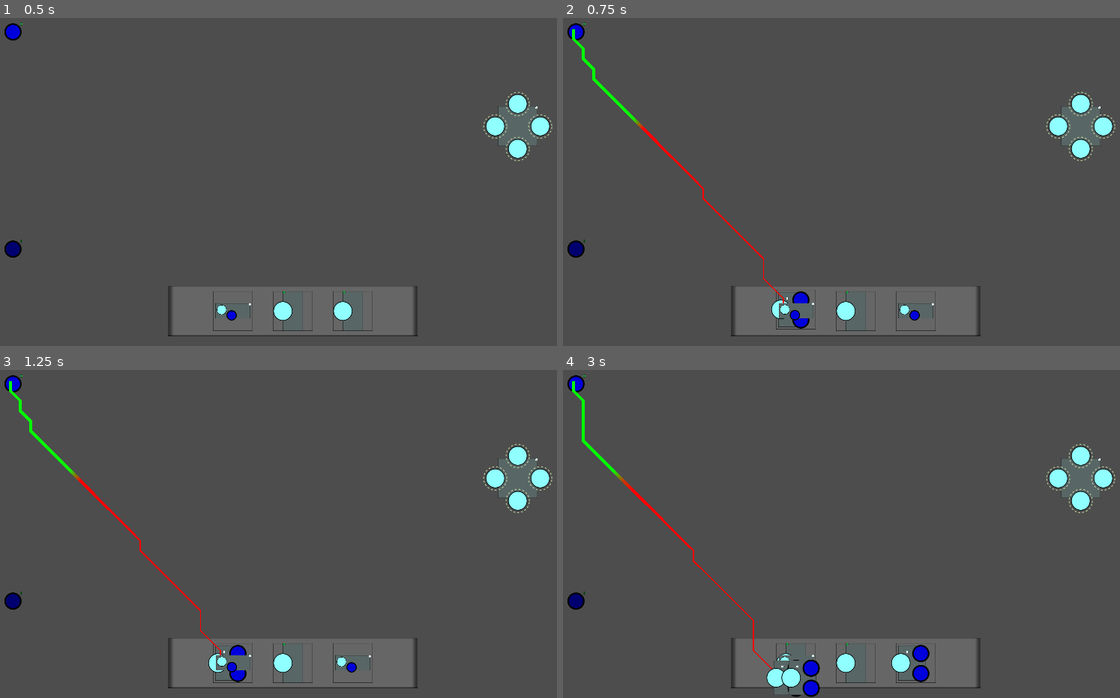
Above: before the commit, frames 1-4 (two rows, left to right).
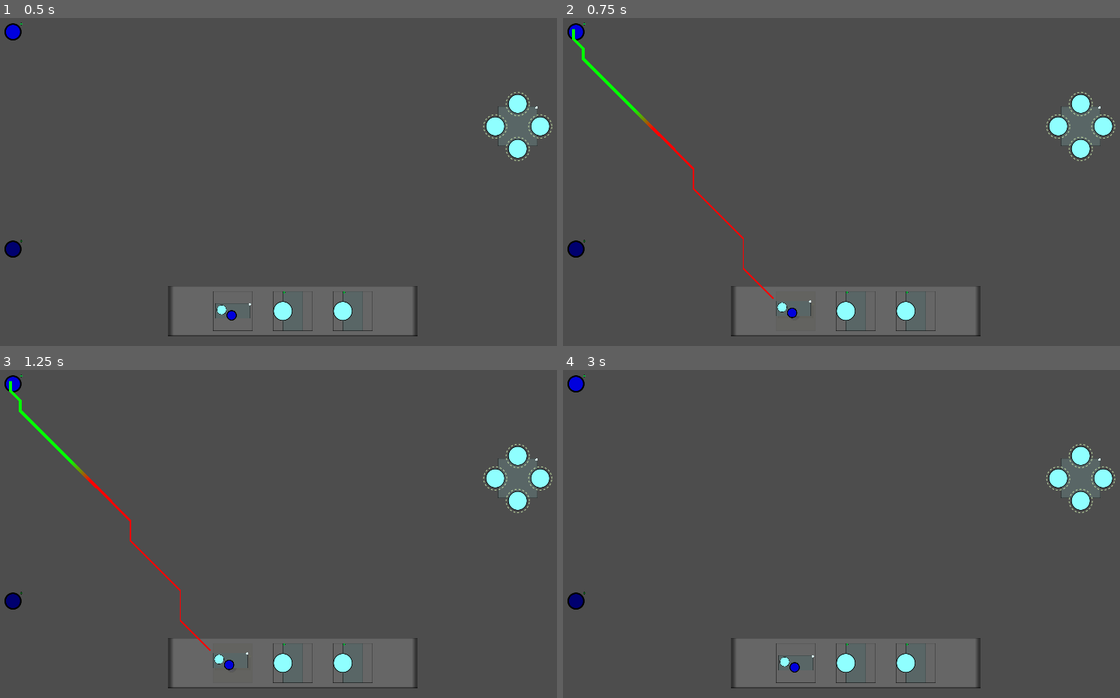
Above: after the commit, the same moments.

Repository: BinRoot/ludum-dare-55
Game: Godot game, scene res://Scenes/demo_level.tscn
The game is run twice, just before and just after one commit, with the same random seed, the same clock (stepped at 60 frames per second) and the same inputs.
Inputs (mouse positions are in pixels of both pictures, inside the frame that each line leads up to):
- Up to frame 1 (0.5 s): no input
- Up to frame 2 (0.75 s): tap Enter at 0.5 s; move the mouse to (796, 309) at 0.52 s; click (796, 309) at 0.67 s
- Up to frame 3 (1.25 s): no input
- Up to frame 4 (3 s): tap Space at 1.25, 2.75 s; click (796, 661) at 1.42 s; tap Enter at 2 s; move the mouse to (780, 661) at 2.02 s; click (780, 661) at 2.17 s; move the mouse to (796, 661) at 2.77 s; click (796, 661) at 2.92 s

Frame 1 is identical in both runs. In frame 2, 1.2% of the frame differs, in the area x 5-67%, y 15-96%; in frame 3, 1.2%; in frame 4, 1.6%, in the area x 1-66%, y 3-100%.

Commit message:
game mechanic improvements

Diff:
--- a/src/Scenes/Box/box_1x_1o.gd
+++ b/src/Scenes/Box/box_1x_1o.gd
@@ -3,6 +3,7 @@
 
 @export var is_in_play = false
 @export var owned_by: Globals.PlayerID = Globals.PlayerID.NEUTRAL
+@export var is_relic = false
 @onready var box_light = $BoxLight
 @onready var inputs = [$PowerCore]
 @onready var outputs = [$Socket]
--- a/src/Scenes/Box/box_2o.gd
+++ b/src/Scenes/Box/box_2o.gd
@@ -3,6 +3,7 @@
 
 @export var is_in_play = false
 @export var owned_by: Globals.PlayerID = Globals.PlayerID.NEUTRAL
+@export var is_relic = false
 @onready var box_light = $BoxLight
 @onready var inputs = [$PowerCore]
 @onready var outputs = [$Socket, $Socket2]
--- a/src/Scenes/Box/box_2x.gd
+++ b/src/Scenes/Box/box_2x.gd
@@ -3,6 +3,7 @@
 
 @export var is_in_play = false
 @export var owned_by: Globals.PlayerID = Globals.PlayerID.NEUTRAL
+@export var is_relic = false
 @onready var inputs = [$PowerCore]
 @onready var outputs = []
 
--- a/src/Scenes/Box/box_root.gd
+++ b/src/Scenes/Box/box_root.gd
@@ -2,6 +2,7 @@
 
 @export var is_in_play = false
 @export var owned_by: Globals.PlayerID = Globals.PlayerID.NEUTRAL
+@export var is_relic = true
 @onready var box_light = $BoxLight
 @onready var inputs = []
 @onready var outputs = [$Socket]
--- a/src/Scenes/Box/box_summon_1.gd
+++ b/src/Scenes/Box/box_summon_1.gd
@@ -3,6 +3,7 @@
 
 @export var is_in_play = false
 @export var owned_by: Globals.PlayerID = Globals.PlayerID.NEUTRAL
+@export var is_relic = true
 @onready var box_light = $BoxLight
 @onready var inputs = [$PowerCore, $PowerCore2, $PowerCore3, $PowerCore4]
 @onready var outputs = []
--- a/src/Scenes/box_engine.gd
+++ b/src/Scenes/box_engine.gd
@@ -1,8 +1,7 @@
 extends Node2D
 
+@onready var delete_button: Button = $DeleteButton
 
-
-# parent must be a box
 
 func _physics_process(_delta):
 	# all inputs must be consumed by a powered box for this box to be powered
@@ -43,3 +42,10 @@
 		get_parent().modulate = Color.LIGHT_CORAL
 	else:
 		get_parent().modulate = Color.LIGHT_CYAN
+
+	delete_button.visible = get_parent().is_in_play and get_parent().owned_by == Globals.PlayerID.P1 and get_parent().inputs.size() > 0 and not get_parent().is_relic
+
+
+
+func _on_delete_button_pressed():
+	get_parent().queue_free()
--- a/src/Scenes/box_engine.tscn
+++ b/src/Scenes/box_engine.tscn
@@ -4,3 +4,11 @@
 
 [node name="BoxEngine" type="Node2D"]
 script = ExtResource("1_2jld0")
+
+[node name="DeleteButton" type="Button" parent="."]
+offset_top = -64.0
+offset_right = 64.0
+text = "X"
+flat = true
+
+[connection signal="pressed" from="DeleteButton" to="." method="_on_delete_button_pressed"]
--- a/src/Scenes/card.gd
+++ b/src/Scenes/card.gd
@@ -1,9 +1,10 @@
 extends Node2D
 signal card_hovered
 signal card_selected
-
+signal card_unselected
 
 @export var card_type: Globals.CardTypes
+var is_selected = false
 
 func _ready():
 	var card_res: Resource = get_card_res()
@@ -14,9 +15,22 @@
 	return Globals.card_types[card_type]['resource_path']
 
 func _on_area_2d_mouse_entered():
-	emit_signal("card_hovered", self)
+	if not is_selected:
+		emit_signal("card_hovered", self)
+
+func _physics_process(delta):
+	if is_selected:
+		modulate = Color.DARK_KHAKI
+		modulate.a = 0.1
+	else:
+		modulate = Color.WHITE
+		modulate.a = 1
 
 
 func _on_area_2d_input_event(viewport, event, shape_idx):
-	if event is InputEventMouseButton and event.is_pressed():
+	if event is InputEventMouseButton and event.is_pressed() and not is_selected:
 		emit_signal("card_selected", self)
+		is_selected = true
+	elif event is InputEventMouseButton and event.is_pressed() and is_selected:
+		emit_signal("card_unselected")
+		is_selected = false
--- a/src/Scenes/deck.gd
+++ b/src/Scenes/deck.gd
@@ -1,5 +1,6 @@
 extends Node2D
 signal box_selected
+signal box_unselected
 
 @onready var card_res = preload("res://Scenes/card.tscn")
 @onready var ref_rect = $ReferenceRect
@@ -16,13 +17,19 @@
 	for card in card_holder.get_children():
 		card.queue_free()
 	current_cards.clear()
+	var is_all_card3 = true
 	for i in range(0, max_num_cards):
 		var card: Node = card_res.instantiate()
 		current_cards.append(card)
 		card.card_type = randi_range(0, Globals.CardTypes.values().size() - 1)
+		if card.card_type != Globals.CardTypes.card3:
+			is_all_card3 = false
+		if is_all_card3 and i == max_num_cards - 1:
+			card.card_type = 0
 		card_holder.add_child(card)
 		card.connect("card_hovered", _on_card_hovered)
 		card.connect("card_selected", _on_card_selected)
+		card.connect("card_unselected", _on_card_unselected)
 	reposition_cards()
 
 func reposition_cards():
@@ -44,4 +51,6 @@
 
 func _on_card_selected(card):
 	emit_signal("box_selected", card.get_card_res())
-	draw_cards()
+
+func _on_card_unselected():
+	emit_signal("box_unselected")
--- a/src/Scenes/demo_level.gd
+++ b/src/Scenes/demo_level.gd
@@ -3,6 +3,9 @@
 @onready var camera: Camera2D = $Camera2D
 @onready var game_over_ui: Control = $GameOverUI
 @onready var game_over_label: Label = $GameOverUI/Label
+@onready var hint_ui: Control = $HintUI
+@onready var hint_label: Label = $HintUI/Label
+@onready var hint_timer: Timer = $HintTimer
 
 # Called when the node enters the scene tree for the first time.
 func _ready():
@@ -15,8 +18,9 @@
 
 
 func _on_kernel_out_of_sockets():
-	game_over_ui.show()
-	game_over_label.text = "Game Over - No Open Slots Left!"
+	hint_timer.start()
+	hint_ui.show()
+	hint_label.text = "Hint: delete a unit to make room for an open slot."
 
 func _on_kernel_com_summons():
 	game_over_ui.show()
@@ -29,3 +33,9 @@
 
 func _on_button_pressed():
 	get_tree().reload_current_scene()
+
+
+
+
+func _on_hint_timer_timeout():
+	hint_ui.hide()
--- a/src/Scenes/demo_level.tscn
+++ b/src/Scenes/demo_level.tscn
@@ -53,7 +53,32 @@
 theme_override_font_sizes/font_size = 50
 text = "Try Again"
 
+[node name="HintUI" type="Control" parent="."]
+visible = false
+layout_mode = 3
+anchors_preset = 0
+offset_right = 1920.0
+offset_bottom = 1080.0
+mouse_filter = 2
+
+[node name="Label" type="Label" parent="HintUI"]
+layout_mode = 1
+anchors_preset = 15
+anchor_right = 1.0
+anchor_bottom = 1.0
+grow_horizontal = 2
+grow_vertical = 2
+theme_override_font_sizes/font_size = 50
+text = "test"
+horizontal_alignment = 1
+vertical_alignment = 1
+
+[node name="HintTimer" type="Timer" parent="."]
+wait_time = 3.0
+one_shot = true
+
 [connection signal="com_summons" from="Kernel" to="." method="_on_kernel_com_summons"]
 [connection signal="out_of_sockets" from="Kernel" to="." method="_on_kernel_out_of_sockets"]
 [connection signal="player_summons" from="Kernel" to="." method="_on_kernel_player_summons"]
 [connection signal="pressed" from="GameOverUI/Button" to="." method="_on_button_pressed"]
+[connection signal="timeout" from="HintTimer" to="." method="_on_hint_timer_timeout"]
--- a/src/Scenes/kernel.gd
+++ b/src/Scenes/kernel.gd
@@ -10,6 +10,8 @@
 @onready var line_gradient: Gradient = Gradient.new()
 @onready var game_over_checker: Timer = $GameOverChecker
 @onready var summon = $BoxSummon1
+@onready var deck = $Deck
+@onready var delay_com_timer = $DelayCOMTimer
 
 var selected_box
 
@@ -21,7 +23,7 @@
 func _ready():
 	refresh_sockets_array()
 	astar_grid.region = map_ref_rect.get_rect()
-	astar_grid.cell_size = Vector2(32, 32)
+	astar_grid.cell_size = Vector2(Globals.params["misc"]["cell_size"], Globals.params["misc"]["cell_size"])
 	astar_grid.update()
 	refresh_grid()
 
@@ -57,6 +59,11 @@
 		else:
 			if socket.global_position.distance_to(reference_position) < nearest_socket.global_position.distance_to(reference_position):
 				nearest_socket = socket
+	if nearest_socket != null:
+		if player_id == Globals.PlayerID.P1 and nearest_socket.global_position.distance_to(reference_position) < 5:
+			return
+		if player_id == Globals.PlayerID.COM1 and nearest_socket.global_position.distance_to(reference_position) < 150:
+			return
 	return nearest_socket
 
 func get_grid_coord_from_position(pos: Vector2):
@@ -87,13 +94,17 @@
 
 func _physics_process(_delta):
 	if selected_box != null:
-		selected_box.position = get_global_mouse_position()
+		var grid_pos = get_grid_coord_from_position(get_global_mouse_position())
+		var fixed_pos = astar_grid.get_point_position(grid_pos)
+		selected_box.position = fixed_pos
 		var nearest_socket = get_nearest_socket(selected_box.global_position, Globals.PlayerID.P1)
 		if nearest_socket != null:
 			var start_position = get_available_input(selected_box).global_position
 			var target_position = nearest_socket.global_position
 			var path = get_path_from_positions(start_position, target_position)
 			draw_path(path)
+		else:
+			line_for_power_core_distance.clear_points()
 
 
 static func get_available_input(box):
@@ -131,13 +142,16 @@
 				var path = get_path_from_positions(start_position, target_position)
 				if path.size() > 0 and path.size() <= Globals.params["misc"]["max_path_length"]:
 					establish_connection(path, selected_box, nearest_socket, Globals.PlayerID.P1)
-			line_for_power_core_distance.points = []
+			line_for_power_core_distance.clear_points()
+		elif event.is_pressed():
+			line_for_power_core_distance.clear_points()
 
 
 func _on_deck_box_selected(card_res: Resource):
-	selected_box = card_res.instantiate()
-	add_child(selected_box)
-	selected_box.connect("power_core_clicked", _on_power_core_clicked)
+	if selected_box == null:
+		selected_box = card_res.instantiate()
+		add_child(selected_box)
+		selected_box.connect("power_core_clicked", _on_power_core_clicked)
 
 func get_path_and_socket_to_power_core(selected_pc, player_id: Globals.PlayerID):
 	var nearest_socket = get_nearest_socket(selected_pc.global_position, player_id)
@@ -199,14 +213,20 @@
 		return
 
 func player_turn_end():
+	delay_com_timer.start()
+	await delay_com_timer.timeout
 	print("AI Turn")
 	# any open power_core to click?
+	var is_summon_slot_usable = false
 	var power_cores = get_tree().get_nodes_in_group("power")
+	var box_with_power_core
 	for power_core in power_cores:
 		var power_core_weak_ref = weakref(power_core)
 		if !power_core_weak_ref.get_ref():
 			continue
 		var box = power_core.get_box()
+		if box.owned_by == Globals.PlayerID.COM1:
+			box_with_power_core = box
 		if power_core.consumed_by != null:
 			continue
 		if box.owned_by != Globals.PlayerID.COM1 and box.owned_by != Globals.PlayerID.NEUTRAL:
@@ -221,53 +241,61 @@
 			if path.size() > 0 and path.size() <= Globals.params["misc"]["max_path_length"]:
 				connect_power_core_to_socket(path, power_core, nearest_socket)
 				print("connected power core")
-				return
-
-	var card_type = randi_range(0, Globals.CardTypes.values().size() - 1)
-	var card_res = Globals.card_types[card_type]["resource_path"]
-	var ai_selected_box = card_res.instantiate()
-	add_child(ai_selected_box)
-	ai_selected_box.owned_by = Globals.PlayerID.COM1
-	ai_selected_box.position = Vector2(-1000, -1000)
-	refresh_sockets_array()
-
-	var max_coord = get_grid_coord_from_position(astar_grid.size)
-	var grid_pos: Vector2 = astar_grid.region.position
-	var grid_size: Vector2 = astar_grid.region.size
-	var min_distance_to_summon = 99999
-	var best_placement
-	var best_path
-	var best_socket
-
-	for i in range(100):
-		var rand_x_coord = randi_range(grid_pos.x, grid_pos.x + grid_size.x)
-		var rand_y_coord = randi_range(grid_pos.y, grid_pos.y + grid_size.y)
-		var candidate_pos = Vector2(rand_x_coord, rand_y_coord)
-		#ai_selected_box.position = candidate_pos
-		var socket = get_nearest_socket(candidate_pos, Globals.PlayerID.COM1)
-		if socket == null:
-			continue
-		var grid_id_coord = get_grid_coord_from_position(Vector2(rand_x_coord, rand_y_coord))
-		var path = get_path_from_positions(candidate_pos, socket.global_position)
-		if path.size() == 0 or path.size() > Globals.params.misc["max_path_length"]:
-			continue
-		var distance_to_summon = summon.global_position.distance_to(candidate_pos)
-		if distance_to_summon < min_distance_to_summon:
-			min_distance_to_summon = distance_to_summon
-			best_placement = candidate_pos
-			best_path = path
-			best_socket = socket
-
-	if best_placement != null:
-		prints('best placement: ', best_placement)
-		ai_selected_box.global_position = best_placement
-		ai_selected_box.is_in_play = true
-		ai_selected_box.connect("power_core_clicked", _on_power_core_clicked)
-		establish_connection(best_path, ai_selected_box, best_socket, Globals.PlayerID.COM1)
-	else:
-		prints('no placement found ')
+				is_summon_slot_usable = true
+				break
+	if not is_summon_slot_usable:
+		var card_type = randi_range(0, Globals.CardTypes.values().size() - 1)
+		var card_res = Globals.card_types[card_type]["resource_path"]
+		var ai_selected_box = card_res.instantiate()
+		add_child(ai_selected_box)
+		ai_selected_box.owned_by = Globals.PlayerID.COM1
 		ai_selected_box.position = Vector2(-1000, -1000)
-		ai_selected_box.queue_free()
+		refresh_sockets_array()
+
+		var max_coord = get_grid_coord_from_position(astar_grid.size)
+		var grid_pos: Vector2 = astar_grid.region.position
+		var grid_size: Vector2 = astar_grid.region.size
+		var min_distance_to_summon = 99999
+		var best_placement
+		var best_path
+		var best_socket
+
+		for i in range(100):
+			var rand_x_coord = randi_range(grid_pos.x, grid_pos.x + grid_size.x)
+			var rand_y_coord = randi_range(grid_pos.y, grid_pos.y + grid_size.y)
+			var candidate_pos = Vector2(rand_x_coord, rand_y_coord)
+			#ai_selected_box.position = candidate_pos
+			var socket = get_nearest_socket(candidate_pos, Globals.PlayerID.COM1)
+			if socket == null:
+				continue
+			var grid_id_coord = get_grid_coord_from_position(Vector2(rand_x_coord, rand_y_coord))
+			var path = get_path_from_positions(candidate_pos, socket.global_position)
+			if path.size() == 0 or path.size() > Globals.params.misc["max_path_length"]:
+				continue
+			var distance_to_summon = summon.global_position.distance_to(candidate_pos)
+			if distance_to_summon < min_distance_to_summon:
+				min_distance_to_summon = distance_to_summon
+				best_placement = candidate_pos
+				best_path = path
+				best_socket = socket
+
+		if best_placement != null:
+			prints('best placement: ', best_placement)
+			ai_selected_box.global_position = best_placement
+			ai_selected_box.is_in_play = true
+			ai_selected_box.connect("power_core_clicked", _on_power_core_clicked)
+			establish_connection(best_path, ai_selected_box, best_socket, Globals.PlayerID.COM1)
+		else:
+			prints('no placement found ')
+			ai_selected_box.position = Vector2(-1000, -1000)
+			ai_selected_box.queue_free()
+			box_with_power_core.queue_free()
+	deck.draw_cards()
 
 	# estimate value
 	# randomly pick between top 5 options?
+
+
+func _on_deck_box_unselected():
+	selected_box.queue_free()
+	selected_box = null
--- a/src/Scenes/kernel.tscn
+++ b/src/Scenes/kernel.tscn
@@ -41,6 +41,11 @@
 [node name="GameOverChecker" type="Timer" parent="."]
 one_shot = true
 
+[node name="DelayCOMTimer" type="Timer" parent="."]
+wait_time = 2.0
+one_shot = true
+
 [connection signal="box_selected" from="Deck" to="." method="_on_deck_box_selected"]
+[connection signal="box_unselected" from="Deck" to="." method="_on_deck_box_unselected"]
 [connection signal="power_core_clicked" from="BoxSummon1" to="." method="_on_power_core_clicked"]
 [connection signal="timeout" from="GameOverChecker" to="." method="_on_game_over_checker_timeout"]
--- a/src/Scenes/settings_ui.gd
+++ b/src/Scenes/settings_ui.gd
@@ -48,3 +48,9 @@
 
 func _on_save_button_pressed():
 	queue_free()
+
+
+
+
+func _on_button_pressed():
+	get_tree().reload_current_scene()
--- a/src/Scenes/settings_ui.tscn
+++ b/src/Scenes/settings_ui.tscn
@@ -13,34 +13,29 @@
 grow_vertical = 2
 script = ExtResource("1_i565a")
 
-[node name="Label" type="Label" parent="."]
-layout_mode = 0
-offset_right = 40.0
-offset_bottom = 23.0
-text = "hello"
-
-[node name="Label2" type="Label" parent="."]
-layout_mode = 0
-offset_left = 752.0
-offset_top = 776.0
-offset_right = 800.0
-offset_bottom = 799.0
-text = "world"
-
 [node name="SaveButton" type="Button" parent="."]
 layout_mode = 0
-offset_left = 544.0
-offset_top = 320.0
-offset_right = 704.0
-offset_bottom = 424.0
+offset_left = 656.0
+offset_top = 208.0
+offset_right = 816.0
+offset_bottom = 312.0
 text = "Save & Close"
 
 [node name="Tree" type="Tree" parent="."]
 layout_mode = 0
-offset_right = 448.0
-offset_bottom = 800.0
+offset_right = 536.0
+offset_bottom = 1088.0
 columns = 2
 hide_root = true
 
+[node name="Button" type="Button" parent="."]
+layout_mode = 0
+offset_left = 664.0
+offset_top = 392.0
+offset_right = 808.0
+offset_bottom = 472.0
+text = "Restart"
+
 [connection signal="pressed" from="SaveButton" to="." method="_on_save_button_pressed"]
 [connection signal="item_edited" from="Tree" to="." method="_on_tree_item_edited"]
+[connection signal="pressed" from="Button" to="." method="_on_button_pressed"]
--- a/src/Scenes/turret.gd
+++ b/src/Scenes/turret.gd
@@ -3,7 +3,12 @@
 @onready var area2d = $Area2D
 @onready var texture = $TextureRect
 @onready var random_timer = $RandomTimer
+@onready var original_text_position = texture.position
+
 var is_used = false
+var is_primed = false
+var primed_at
+
 
 # Called when the node enters the scene tree for the first time.
 func _ready():
@@ -15,19 +20,38 @@
 func _physics_process(delta):
 	visible = get_box().is_in_play
 	area2d.monitoring = get_box().is_in_play
-	if not is_used:
+	if not is_used and not is_primed:
 		texture.rotation += delta
+	if primed_at != null:
+		var vec: Vector2 = primed_at - texture.global_position
+		texture.position += vec * delta
+	elif primed_at == null:
+		texture.position = original_text_position
+	if is_used:
+		texture.visible = false
 
 func _on_area_2d_area_entered(area):
-	if is_target_found(area):
-		random_timer.wait_time = randf() / 4
+	if not is_primed and is_target_found(area):
+
+		var dir_vec = area.global_position - global_position
+		texture.rotation = Vector2.RIGHT.angle_to(dir_vec)
+		is_primed = true
+
+		random_timer.wait_time = 1 + randf()
 		random_timer.start()
 		await random_timer.timeout
+
+		primed_at = area.global_position
+
+		random_timer.wait_time = 1 + randf()
+		random_timer.start()
+
+		await random_timer.timeout
 		if is_target_found(area):
-			var dir_vec = area.global_position - global_position
-			texture.rotation = Vector2.RIGHT.angle_to(dir_vec)
 			area.get_parent().queue_free()
 			is_used = true
+		is_primed = false
+		primed_at = null
 
 func is_target_found(area):
 	var area_ref = weakref(area)
--- a/src/globals.gd
+++ b/src/globals.gd
@@ -3,6 +3,7 @@
 var params = {
 	"misc": {
 		"max_path_length": 10,
+		"cell_size": 32
 	}
 }
 
Not shown, changed: build-web/index.pck
